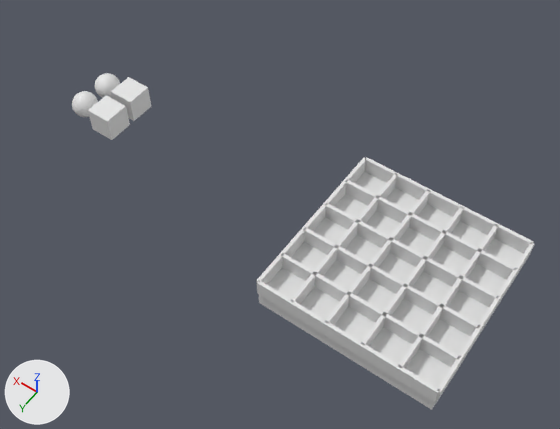
A saved change to the Blender file scenes/pentaton.blend.
Rendered twice from a 50 mm camera at (-8.0, 21.4, 33.6) aimed at (7.8, -0.8, -1.2). Arrows for +X, +Y and +Z are at lower left; the lights stay in place.

The first picture shows 'CubeRed', 'Divider', 'Divider.001', 'Divider.002', 'Divider.003', 'Divider.004', 'Divider.005', 'Divider.006', 'Divider.007', 'Divider.008', 'Divider.009', 'Floor'.
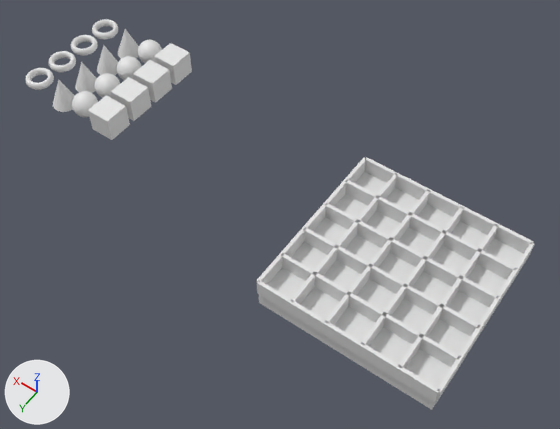
The change, as a diff of the scene's bpy script:
```diff
--- a/scenes/pentaton.blend.py
+++ b/scenes/pentaton.blend.py
@@ ob_torusgreen @@
+ob_torusgreen = bpy.data.objects.new('TorusGreen', me_torus_002)  # a torus around z (ring radius 1.0, tube radius 0.25) spanning x -1.25..1.25, y -1.25..1.25, z -0.25..0.25
+ob_torusgreen.location = (26.0, -4.0, 0.0)
+ob_torusgreen.scale = (0.7, 0.7, 1.0)
@@ ob_toruspink @@
+ob_toruspink = bpy.data.objects.new('TorusPink', me_torus_003)  # a torus around z (ring radius 1.0, tube radius 0.25) spanning x -1.25..1.25, y -1.25..1.25, z -0.25..0.25
+ob_toruspink.location = (26.0, -6.0, 0.0)
+ob_toruspink.scale = (0.7, 0.7, 1.0)
@@ ob_spheregreen @@
+ob_spheregreen = bpy.data.objects.new('SphereGreen', me_sphere_002)  # a UV sphere (32 segments, 16 rings, poles along z) spanning x -1.0..1.0, y -1.0..1.0, z -1.0..1.0
+ob_spheregreen.location = (22.0, -4.0, 0.0)
+ob_spheregreen.scale = (0.8, 0.8, 0.8)
@@ ob_spherepink @@
+ob_spherepink = bpy.data.objects.new('SpherePink', me_sphere_003)  # a UV sphere (32 segments, 16 rings, poles along z) spanning x -1.0..1.0, y -1.0..1.0, z -1.0..1.0
+ob_spherepink.location = (22.0, -6.0, 0.0)
+ob_spherepink.scale = (0.8, 0.8, 0.8)
@@ ob_cubegreen @@
+ob_cubegreen = bpy.data.objects.new('CubeGreen', me_cube_004)  # a box spanning x -1.0..1.0, y -1.0..1.0, z -1.0..1.0
+ob_cubegreen.location = (20.0, -4.0, 0.0)
+ob_cubegreen.scale = (0.8, 0.8, 0.8)
@@ ob_cubepink @@
+ob_cubepink = bpy.data.objects.new('CubePink', me_cube_005)  # a box spanning x -1.0..1.0, y -1.0..1.0, z -1.0..1.0
+ob_cubepink.location = (20.0, -6.0, 0.0)
+ob_cubepink.scale = (0.8, 0.8, 0.8)
@@ ob_conepink @@
+ob_conepink = bpy.data.objects.new('ConePink', me_cone_002)  # a 32-sided cone pointing to +z spanning x -1.0..1.0, y -1.0..1.0, z -1.0..1.0
+ob_conepink.location = (24.0, -6.0, 0.0)
+ob_conepink.scale = (0.8, 0.8, 1.0)
@@ ob_conegreen @@
+ob_conegreen = bpy.data.objects.new('ConeGreen', me_cone_003)  # a 32-sided cone pointing to +z spanning x -1.0..1.0, y -1.0..1.0, z -1.0..1.0
+ob_conegreen.location = (24.0, -4.0, 0.0)
+ob_conegreen.scale = (0.8, 0.8, 1.0)
@@ ob_torusred @@
+ob_torusred = bpy.data.objects.new('TorusRed', me_torus_001)  # a torus around z (ring radius 1.0, tube radius 0.25) spanning x -1.25..1.25, y -1.25..1.25, z -0.25..0.25
+ob_torusred.location = (26.0, 0.0, 0.0)
+ob_torusred.scale = (0.7, 0.7, 1.0)
@@ ob_torusblue @@
+ob_torusblue = bpy.data.objects.new('TorusBlue', me_torus)  # a torus around z (ring radius 1.0, tube radius 0.25) spanning x -1.25..1.25, y -1.25..1.25, z -0.25..0.25
+ob_torusblue.location = (26.0, -2.0, 0.0)
+ob_torusblue.scale = (0.7, 0.7, 1.0)
@@ ob_coneblue @@
+ob_coneblue = bpy.data.objects.new('ConeBlue', me_cone_001)  # a 32-sided cone pointing to +z spanning x -1.0..1.0, y -1.0..1.0, z -1.0..1.0
+ob_coneblue.location = (24.0, 0.0, 0.0)
+ob_coneblue.scale = (0.8, 0.8, 1.0)
@@ ob_conered @@
+ob_conered = bpy.data.objects.new('ConeRed', me_cone)  # a 32-sided cone pointing to +z spanning x -1.0..1.0, y -1.0..1.0, z -1.0..1.0
+ob_conered.location = (24.0, -2.0, 0.0)
+ob_conered.scale = (0.8, 0.8, 1.0)
```

Boxes [x1, y1, x2, y2] around the edits, measured in the pictures (560 x 429 px):
'CubeGreen', added: after [133, 60, 172, 103]
'CubePink', added: after [154, 43, 192, 85]
'ConeBlue', added: after [53, 79, 75, 112]
'ConeRed', added: after [75, 62, 97, 93]
'SphereGreen', added: after [117, 56, 142, 80]
'ConeGreen', added: after [97, 45, 118, 75]
'TorusRed', added: after [25, 68, 54, 90]
'SpherePink', added: after [138, 40, 162, 63]
'ConePink', added: after [118, 29, 139, 58]
'TorusBlue', added: after [49, 51, 76, 72]
'TorusGreen', added: after [71, 35, 98, 56]
'TorusPink', added: after [92, 19, 118, 39]
